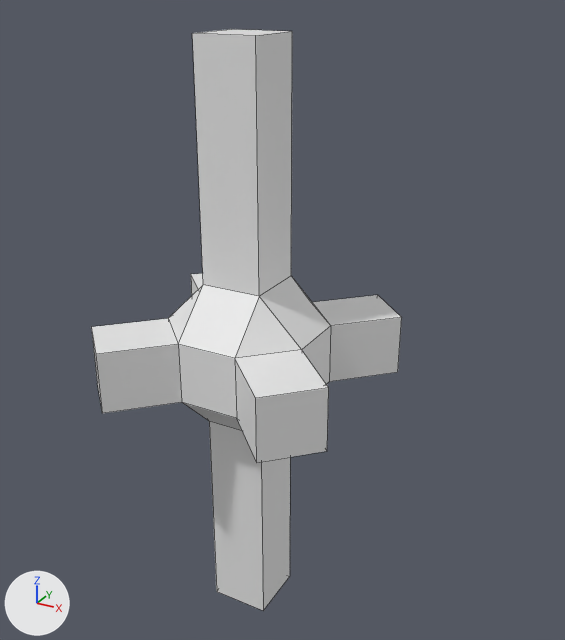
An edit to the Blender file Assets/ArtsyFartsy/Models/Ships/Station.blend, drawn before and after from the same camera.
The view is the same before and after, from a camera (50 mm lens) standing at (4.94, -8.06, 4.58) and looking at (0.31, 0.36, 0.37). Lighting does not change. The marker at lower left points along +X, +Y and +Z. The picture after the commit comes second. Mesh edges are drawn as thin lines.
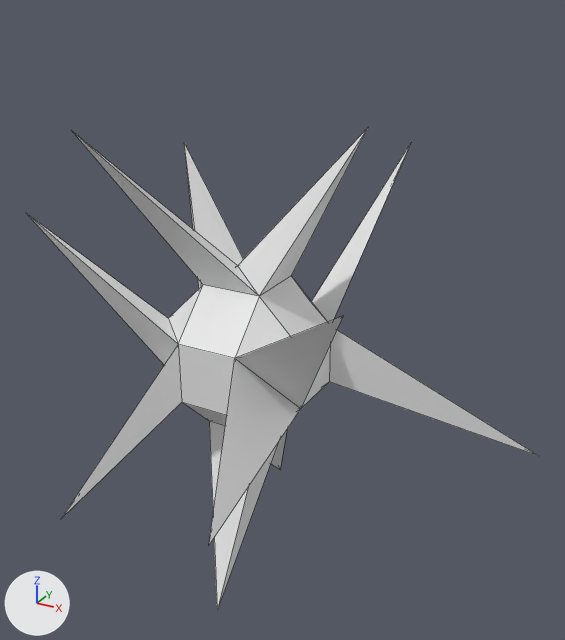
Pixel boxes (x1, y1, x2, y2) of what changed, in the pictures (565 x 640 px):
'Cube', reshaped (64% wider, 17% shorter)
    before: (91, 29, 402, 610)
    after: (26, 128, 537, 610)

Diff of the bpy script that builds the scene:
```diff
--- a/Assets/ArtsyFartsy/Models/Ships/Station.blend.py
+++ b/Assets/ArtsyFartsy/Models/Ships/Station.blend.py
@@ me_cube @@
 # used by ob_cube; location = (0.0, 0.0, 0.0)
-me_cube.from_pydata(...)  # 48 vertices, 50 faces; spans x -1.71..1.71, y -1.71..1.71, z -4.0..4.0
+me_cube.from_pydata(...)  # 36 vertices, 56 faces; spans x -3.71..3.71, y -2.71..2.71, z -3.0..3.0
+# me_cube part 1
+# 24 vertices are removed from x -1.71..1.71, y -1.71..1.71, z -4.0..4.0
+# 30 faces are deleted
+# 12 vertices are added at x -3.71..3.71, y -2.71..2.71, z -3.0..3.0
+# 36 new faces join them
 me_cube.materials.append(mat_material)
```
